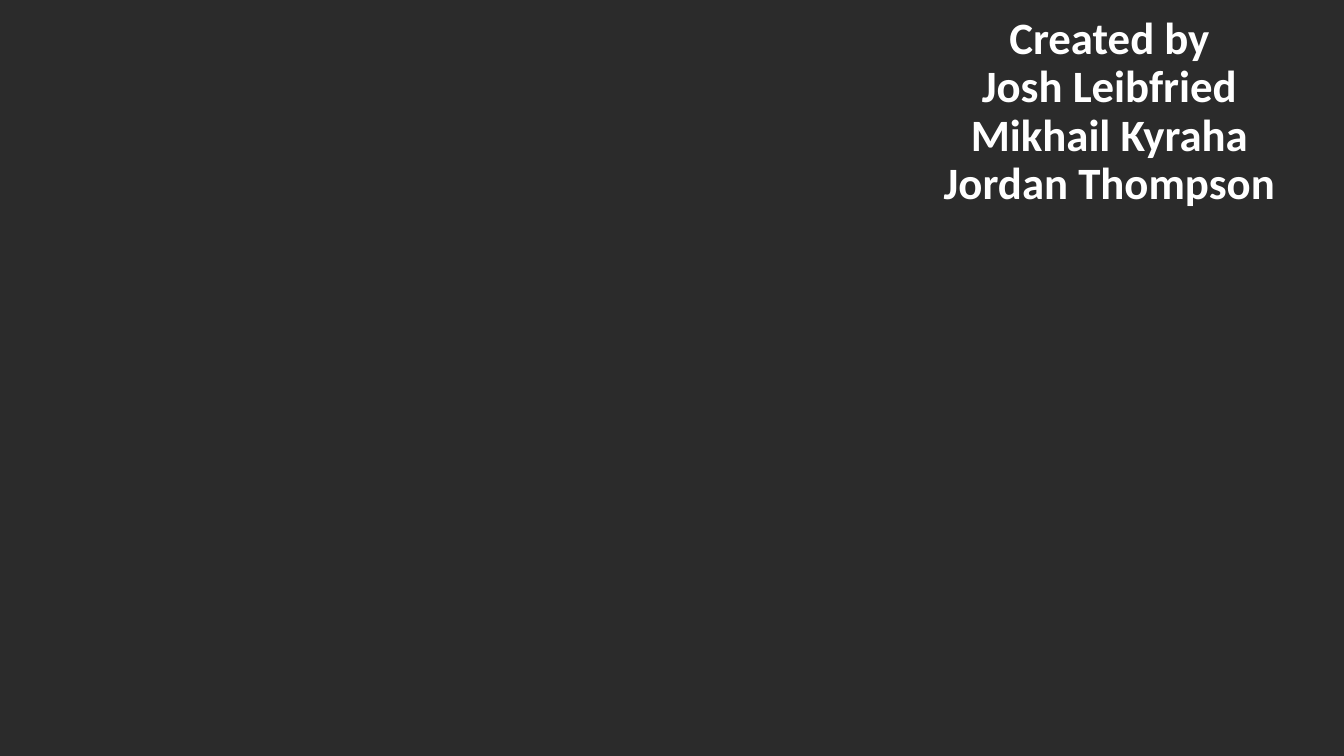
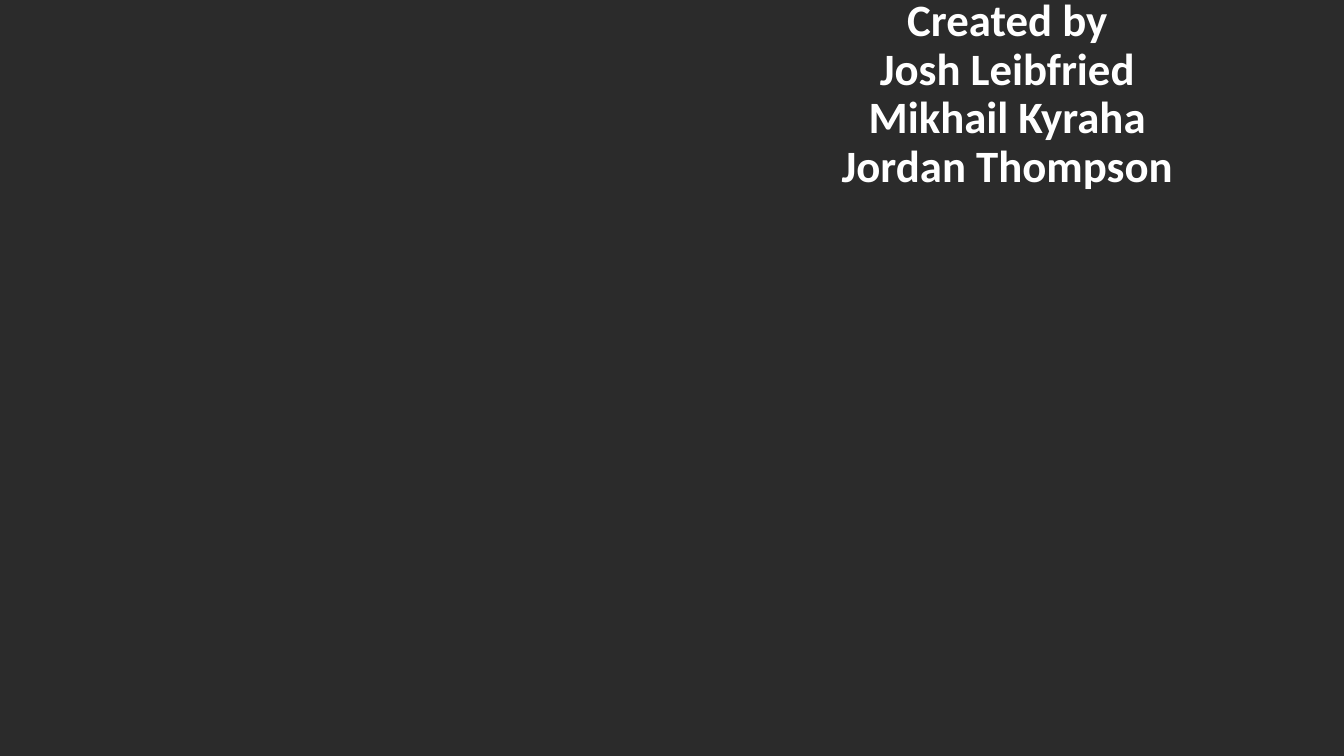
Before and after one commit to kyraha/project-one, a slide deck: slide 10 of WorstSuperhero-updated.pptx. Drawn at 1344x756 pixels with LibreOffice and Linux fonts; fonts in the diff are those of the drawing; background and template pictures are left out; a plain dark background stands for a picture behind light text. Boxes give left, top, right and bottom in pixels: in the first picture for what was removed or moved away, otherwise in the second. Text is boxed around its words. In the diff, an @@ line names an element or a change of style, - is before the commit and + after.

```diff
--- a/WorstSuperhero-updated.pptx
+++ b/WorstSuperhero-updated.pptx
@@ title "Created by Josh Leibfried Mikhail ...": place and size @@
-title "Created by Josh Leibfried Mikhail ..." at box(944, 22, 1275, 206)
+title "Created by Josh Leibfried Mikhail ..." at box(842, 4, 1173, 189)
```
Also in this commit, not shown: 7 other slides changed, 1 slide added, 1 slide removed.
